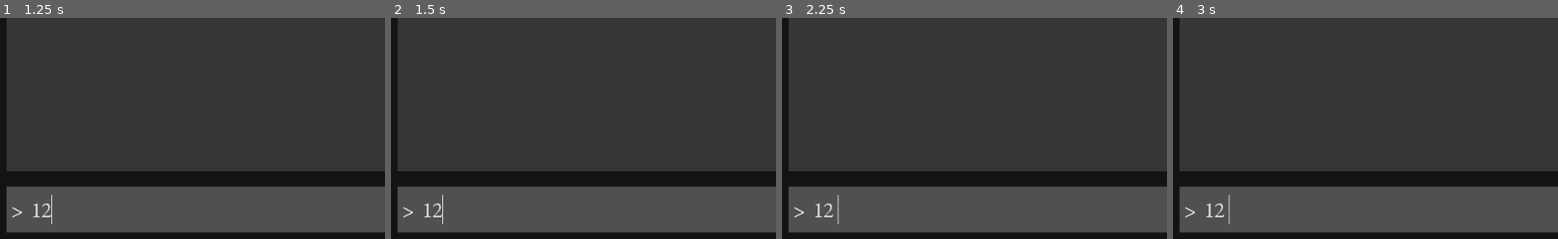
Above: before the commit, frames 1-4 (left to right).
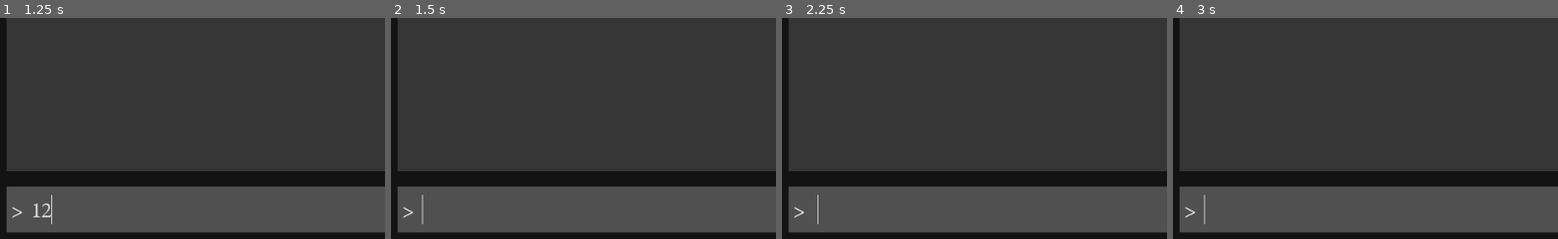
Above: after the commit, the same moments.

Repository: philipuriarte/Godot-Retro-Text-Adventure-Tutorial
Game: Godot game, scene res://game.tscn
Same seed, same stepped clock (60 frames per second), same inputs: the game is played once before the commit and once after it.
Inputs (mouse positions are % of the whole screen's width and height, from its top left):
- Up to frame 1 (1.25 s): click (52, 93) at 0.52 s; type "12" at 0.6 s
- Up to frame 2 (1.5 s): tap Enter at 1.25 s
- Up to frame 3 (2.25 s): tap Space at 2 s
- Up to frame 4 (3 s): tap Enter at 2.75 s
The pictures show only the part of the screen within x 0-50%, y 50-100%; the shares and areas given below are measured in that part.

Frame 1 is identical in both runs. In frame 2, 0.2% of the frame differs, in the area x 7-14%, y 80-94%; in frame 3, 0.2%; in frame 4, 0.3%, in the area x 7-15%, y 80-94%.

Commit message:
Add clear function

Diff:
--- a/game.tscn
+++ b/game.tscn
@@ -76,3 +76,6 @@
 custom_styles/normal = SubResource( 4 )
 max_length = 48
 script = ExtResource( 1 )
+
+[connection signal="text_entered" from="Background/MarginContainer/Rows/InputArea/HBoxContainer/Input" to="." method="_on_Input_text_entered"]
+[connection signal="text_entered" from="Background/MarginContainer/Rows/InputArea/HBoxContainer/Input" to="Background/MarginContainer/Rows/InputArea/HBoxContainer/Input" method="_on_Input_text_entered"]
--- a/logic/game.gd
+++ b/logic/game.gd
@@ -2,3 +2,7 @@
 
 func _ready() -> void:
 	pass
+
+
+func _on_Input_text_entered(new_text: String) -> void:
+	pass # Replace with function body.
--- a/logic/input.gd
+++ b/logic/input.gd
@@ -2,3 +2,7 @@
 
 func _ready() -> void:
 	grab_focus()
+
+
+func _on_Input_text_entered(new_text: String) -> void:
+	clear()
